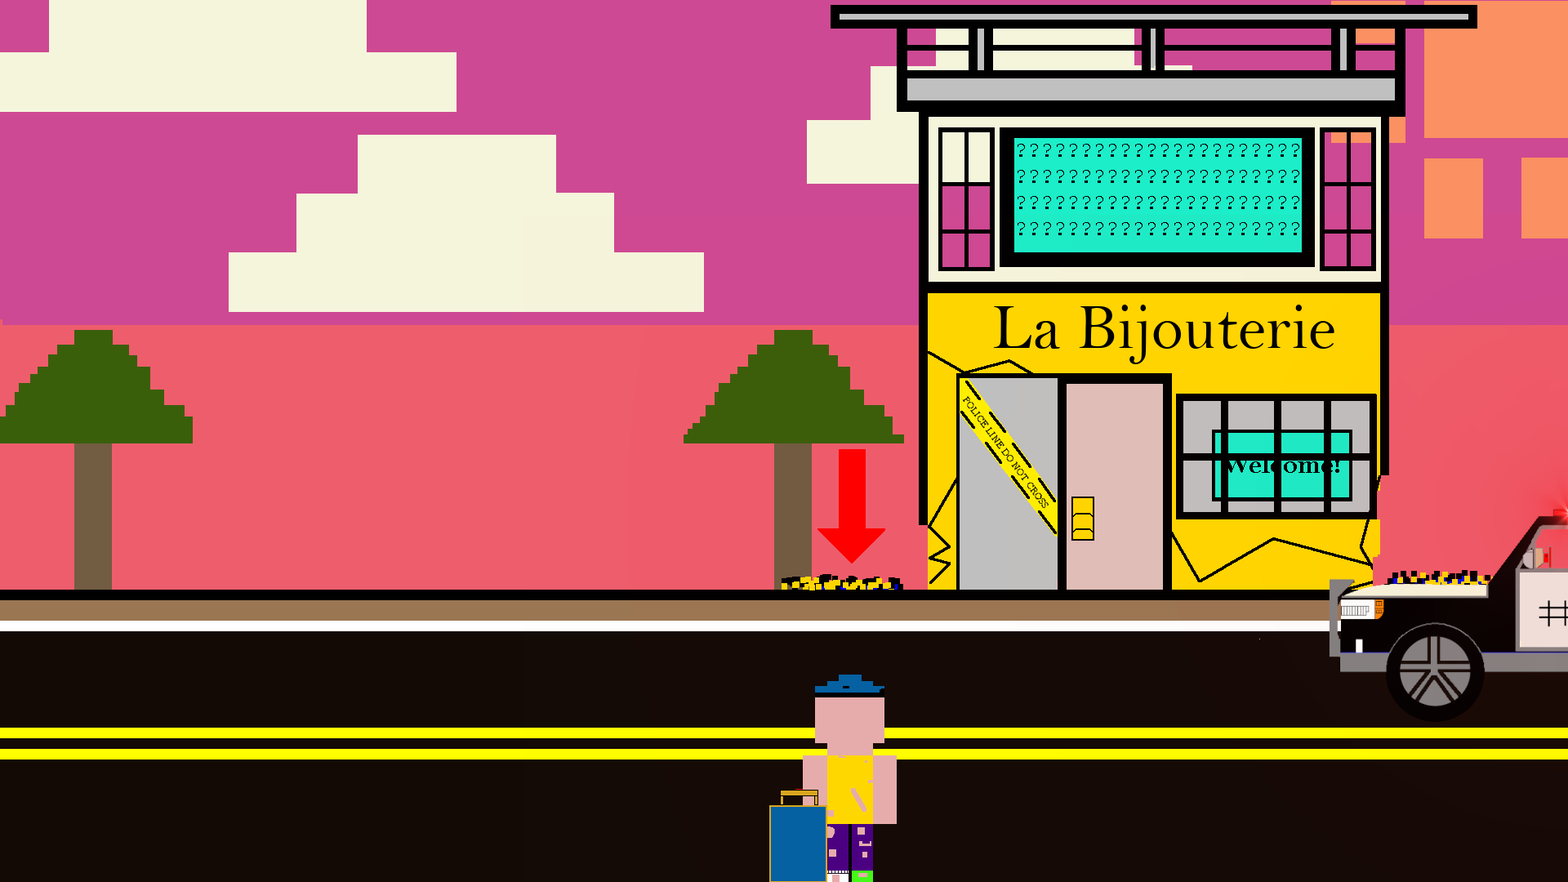
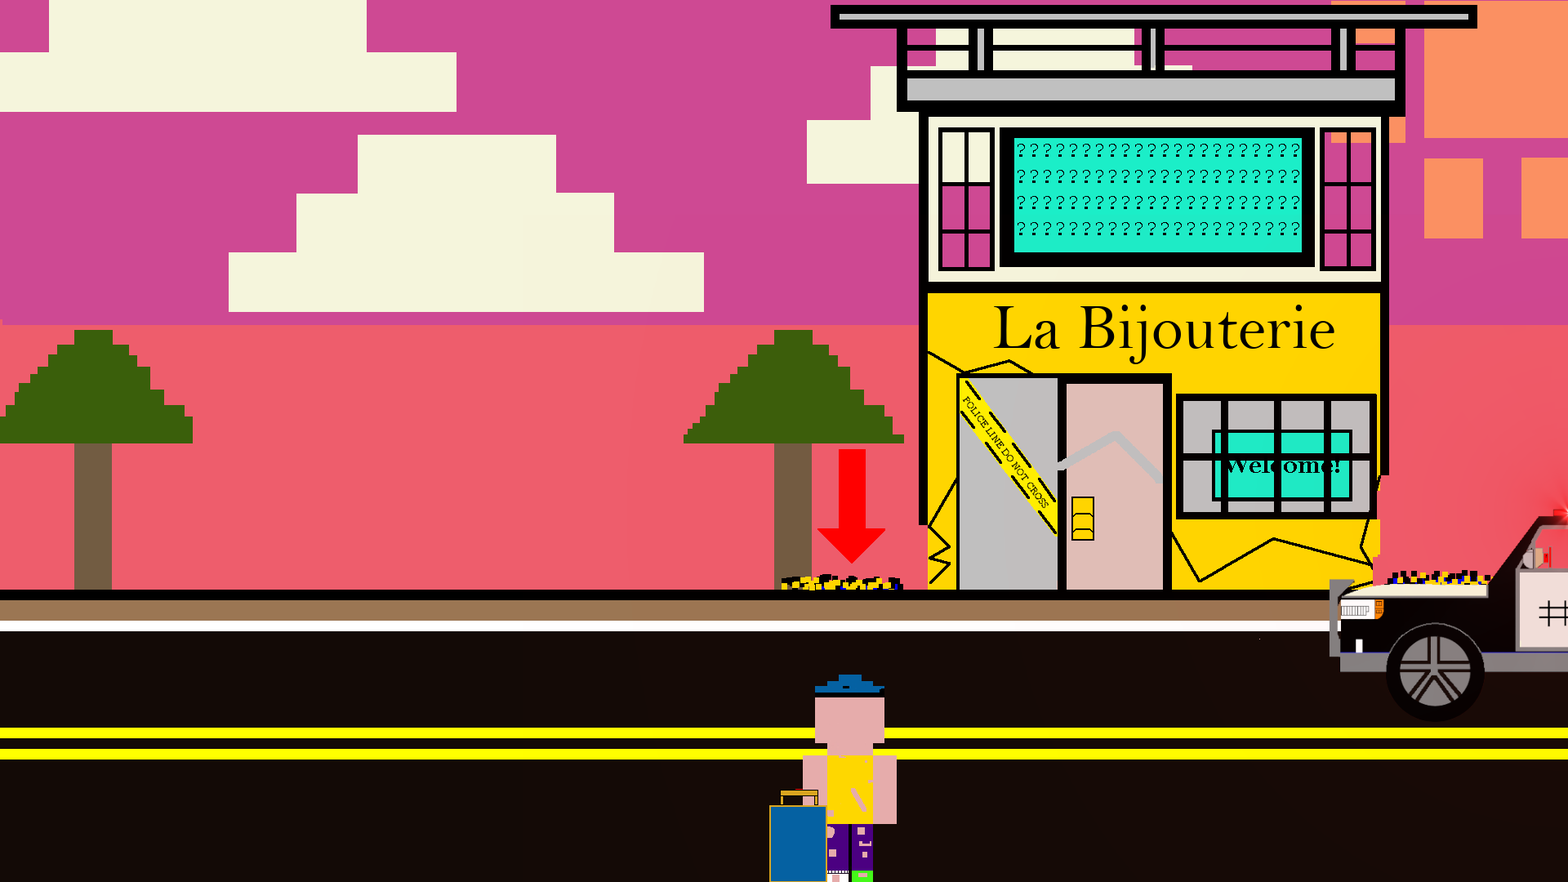
Layers edited between the first and the second 1568 x 882 image:
added layer "Background copy #8" above "Background copy #7" over [1057, 431, 1163, 484]
hid "Background copy #7" over [1057, 431, 1163, 484]